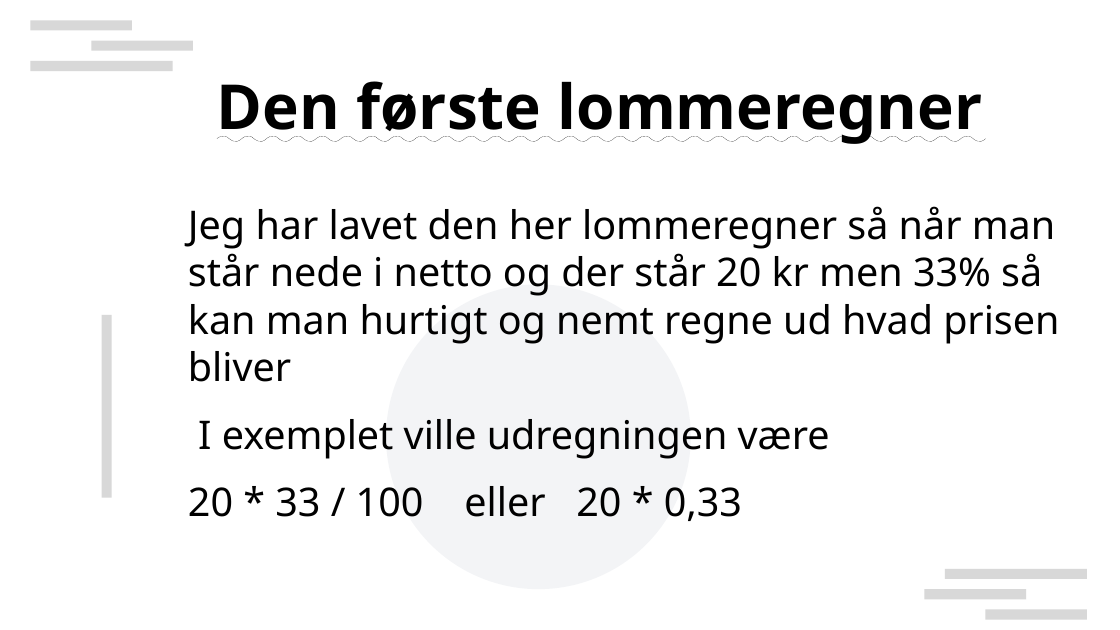
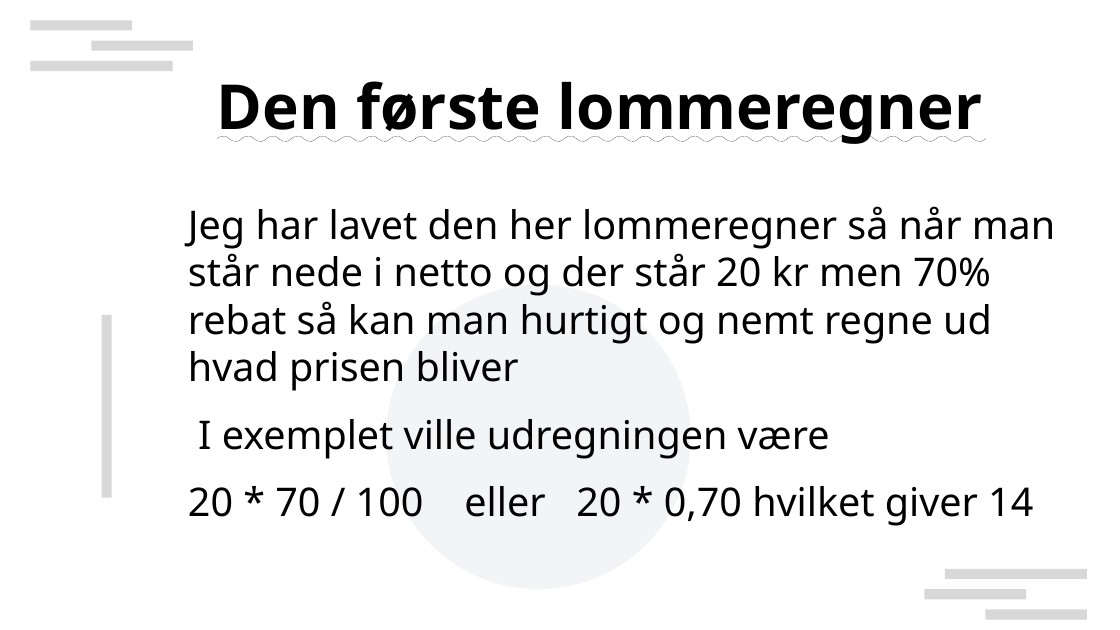
Before and after one commit to Oliper202020/mathExam, a slide deck: slide 3 of math-presentation.odp. Drawn at 1120x630 pixels with LibreOffice and Linux fonts; fonts in the diff are those of the drawing; background and template pictures are left out. Boxes give left, top, right and bottom in pixels: in the first picture for what was removed or moved away, otherwise in the second. Text is boxed around its words. In the diff, an @@ line names an element or a change of style, - is before the commit and + after.

```diff
--- a/math-presentation.odp
+++ b/math-presentation.odp
@@ text at box(188, 206, 1055, 391): text changed @@
-Jeg har lavet den her lommeregner så når man står nede i netto og der står 20 kr men 33% så kan man hurtigt og nemt regne ud hvad prisen bliver
+Jeg har lavet den her lommeregner så når man står nede i netto og der står 20 kr men 70% rebat så kan man hurtigt og nemt regne ud hvad prisen bliver
@@ text at box(188, 486, 1033, 526): text changed @@
-20 * 33 / 100 eller 20 * 0,33
+20 * 70 / 100 eller 20 * 0,70 hvilket giver 14
```
Also in this commit, not shown: 3 other slides changed, 1 slide added, 6 slides removed, 2 other files.
